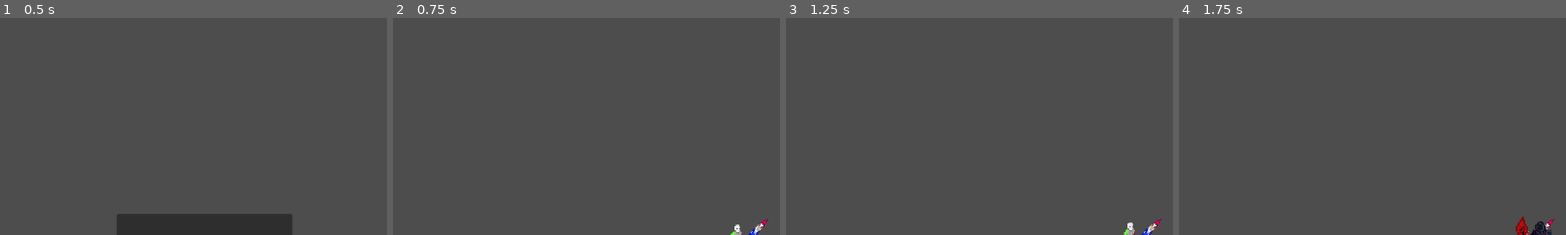
Above: before the commit, frames 1-4 (left to right).
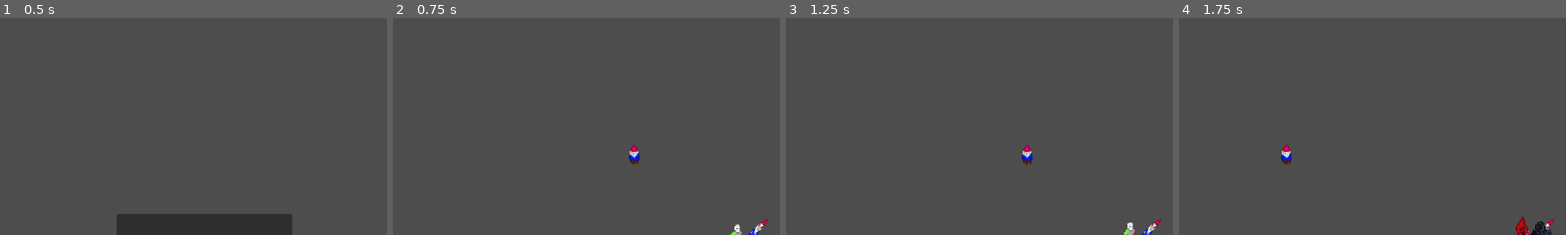
Above: after the commit, the same moments.

Repository: bburciaga/giggle-gauntlet
Game: Godot game, scene res://menus/title/title.tscn
The game is run twice, just before and just after one commit, with the same random seed, the same clock (stepped at 60 frames per second) and the same inputs.
Inputs:
- Up to frame 1 (0.5 s): no input
- Up to frame 2 (0.75 s): click "Play" at 0.5 s
- Up to frame 3 (1.25 s): no input
- Up to frame 4 (1.75 s): hold D (move_right) from 1.28 s (still down)
The pictures show only the part of the screen within x 6-55%, y 0-50%; the shares and areas given below are measured in that part.

Frame 1 is identical in both runs. In frame 2, 0.2% of the frame differs, in the area x 60-64%, y 58-68%; in frame 3, 0.2%; in frame 4, 0.2%, in the area x 26-30%, y 58-68%.

Commit message:
Add gnome melee collectible

Diff:
--- /dev/null
+++ b/entities/collectables/Gnome.gd
@@ -0,0 +1,5 @@
+extends Area2D
+
+func _on_body_entered(body):
+	if body.name == "Player":
+		queue_free()
--- /dev/null
+++ b/entities/collectables/Gnome.tscn
@@ -0,0 +1,56 @@
+[gd_scene load_steps=8 format=3 uid="uid://cky8ealxjj3gr"]
+
+[ext_resource type="Script" path="res://entities/collectables/Gnome.gd" id="1_2i82n"]
+[ext_resource type="Texture2D" uid="uid://bv4cb0drdtkxy" path="res://entities/assets/sprites/player/weapons/gnome.png" id="2_t4wu4"]
+
+[sub_resource type="CircleShape2D" id="CircleShape2D_tt4f5"]
+radius = 9.0
+
+[sub_resource type="AtlasTexture" id="AtlasTexture_meet4"]
+atlas = ExtResource("2_t4wu4")
+region = Rect2(0, 0, 32, 32)
+
+[sub_resource type="AtlasTexture" id="AtlasTexture_u7k2x"]
+atlas = ExtResource("2_t4wu4")
+region = Rect2(0, 32, 32, 32)
+
+[sub_resource type="AtlasTexture" id="AtlasTexture_6v2ps"]
+atlas = ExtResource("2_t4wu4")
+region = Rect2(0, 64, 32, 32)
+
+[sub_resource type="SpriteFrames" id="SpriteFrames_mqeuh"]
+animations = [{
+"frames": [],
+"loop": true,
+"name": &"default",
+"speed": 5.0
+}, {
+"frames": [{
+"duration": 1.0,
+"texture": SubResource("AtlasTexture_meet4")
+}, {
+"duration": 1.0,
+"texture": SubResource("AtlasTexture_u7k2x")
+}, {
+"duration": 1.0,
+"texture": SubResource("AtlasTexture_6v2ps")
+}],
+"loop": true,
+"name": &"rotate",
+"speed": 5.0
+}]
+
+[node name="Gnome" type="Area2D"]
+script = ExtResource("1_2i82n")
+
+[node name="CollisionShape2D" type="CollisionShape2D" parent="."]
+shape = SubResource("CircleShape2D_tt4f5")
+
+[node name="AnimatedSprite2D" type="AnimatedSprite2D" parent="."]
+scale = Vector2(0.578125, 0.578125)
+sprite_frames = SubResource("SpriteFrames_mqeuh")
+animation = &"rotate"
+frame = 2
+frame_progress = 0.0731755
+
+[connection signal="body_entered" from="." to="." method="_on_body_entered"]
--- a/scenes/gauntlet/gauntlet.tscn
+++ b/scenes/gauntlet/gauntlet.tscn
@@ -1,8 +1,9 @@
-[gd_scene load_steps=6 format=3 uid="uid://chn8cdp6uokws"]
+[gd_scene load_steps=7 format=3 uid="uid://chn8cdp6uokws"]
 
 [ext_resource type="PackedScene" uid="uid://clhmrsqbyjwkw" path="res://entities/player/Player.tscn" id="1_f056i"]
 [ext_resource type="Script" path="res://scenes/gauntlet/Gauntlet.gd" id="1_wum8g"]
 [ext_resource type="PackedScene" uid="uid://bxwov4sfh600f" path="res://entities/enemies/Necromancer.tscn" id="2_6dfya"]
+[ext_resource type="PackedScene" uid="uid://cky8ealxjj3gr" path="res://entities/collectables/Gnome.tscn" id="4_futek"]
 
 [sub_resource type="RectangleShape2D" id="RectangleShape2D_tanib"]
 size = Vector2(1171, 15)
@@ -36,3 +37,6 @@
 
 [node name="Necromancer" parent="." instance=ExtResource("2_6dfya")]
 position = Vector2(678, 304)
+
+[node name="Gnome" parent="." instance=ExtResource("4_futek")]
+position = Vector2(393, 223)
